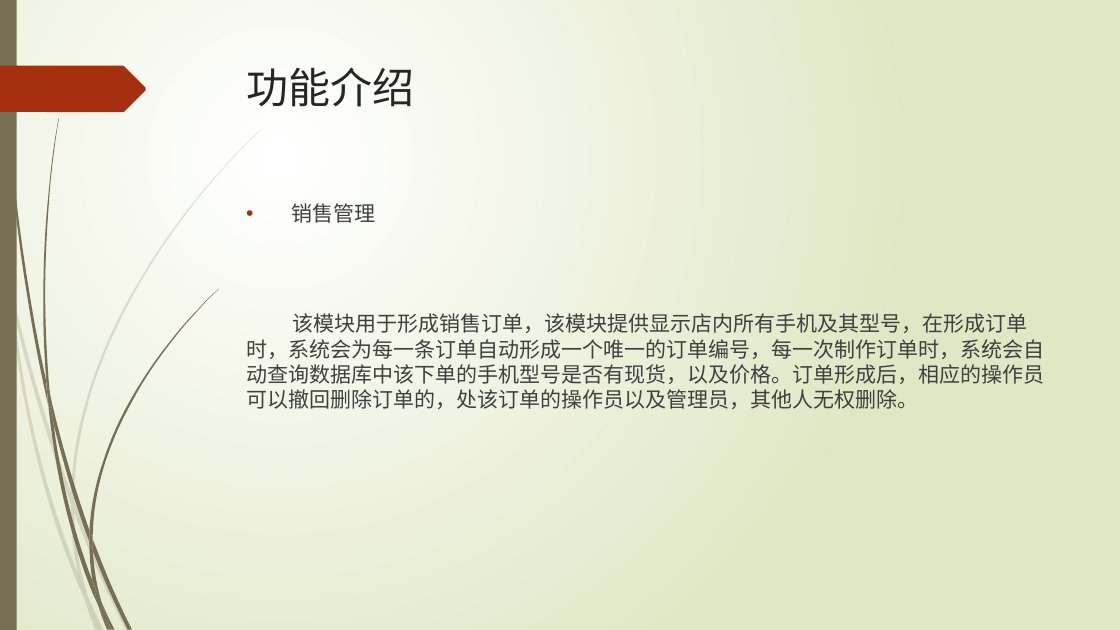
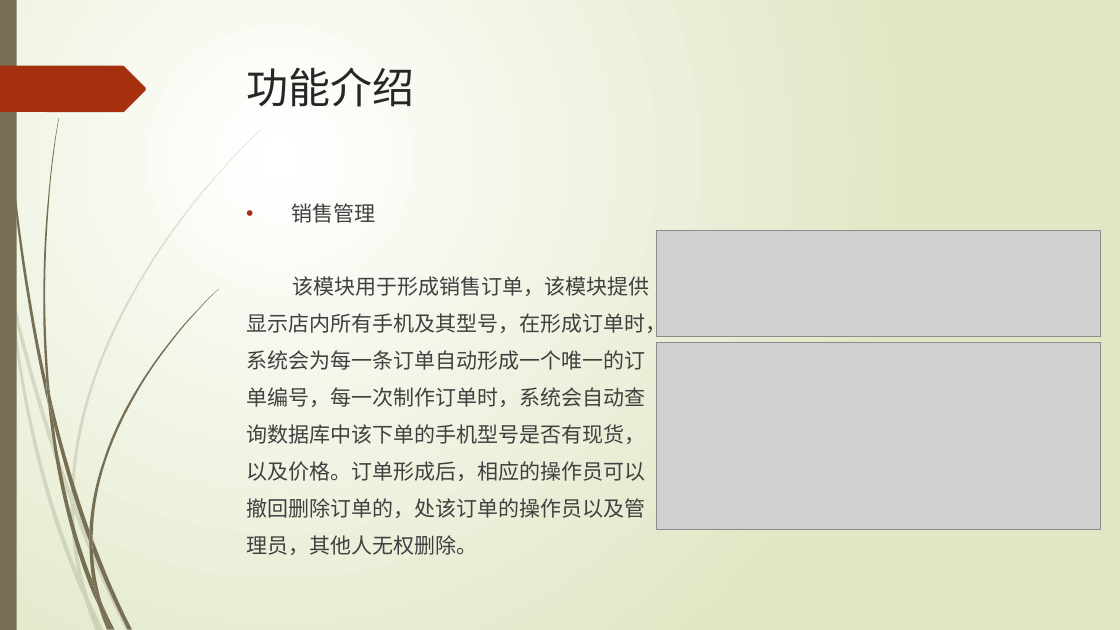
Before and after one commit to LNNying/CompletionReport, a slide deck: slide 6 of 软外4-刘宁宁201540704137-产品说明.pptx. Drawn at 1120x630 pixels with LibreOffice and Linux fonts; fonts in the diff are those of the drawing; grey boxes stand for pictures. Boxes give left, top, right and bottom in pixels: in the first picture for what was removed or moved away, otherwise in the second. Text is boxed around its words. In the diff, an @@ line names an element or a change of style, - is before the commit and + after.

```diff
--- a/软外4-刘宁宁201540704137-产品说明.pptx
+++ b/软外4-刘宁宁201540704137-产品说明.pptx
@@ picture added at (656,230,1101,336) @@
@@ text at (246,276,666,555): text changed @@
-该模块用于形成销售订单，该模块提供显示店内所有手机及其型号，在形成订单时，系统会为每一条订单自动形成一个唯一的订单编号，每一次制作订单时，系统会自动查询数据库中该下单的手机型号是否有现货，以及价格。订单形成后，相应的操作员可以撤回删除订单的，处该订单的操作员以及管理员，其他人无权删除。
+该模块用于形成销售订单，该模块提供
+显示店内所有手机及其型号，在形成订单时，
+系统会为每一条订单自动形成一个唯一的订
+单编号，每一次制作订单时，系统会自动查
+询数据库中该下单的手机型号是否有现货，
+以及价格。订单形成后，相应的操作员可以
+撤回删除订单的，处该订单的操作员以及管
+理员，其他人无权删除。
@@ picture added at (656,342,1101,529) @@
```
Also in this commit, not shown: 11 other slides changed.
